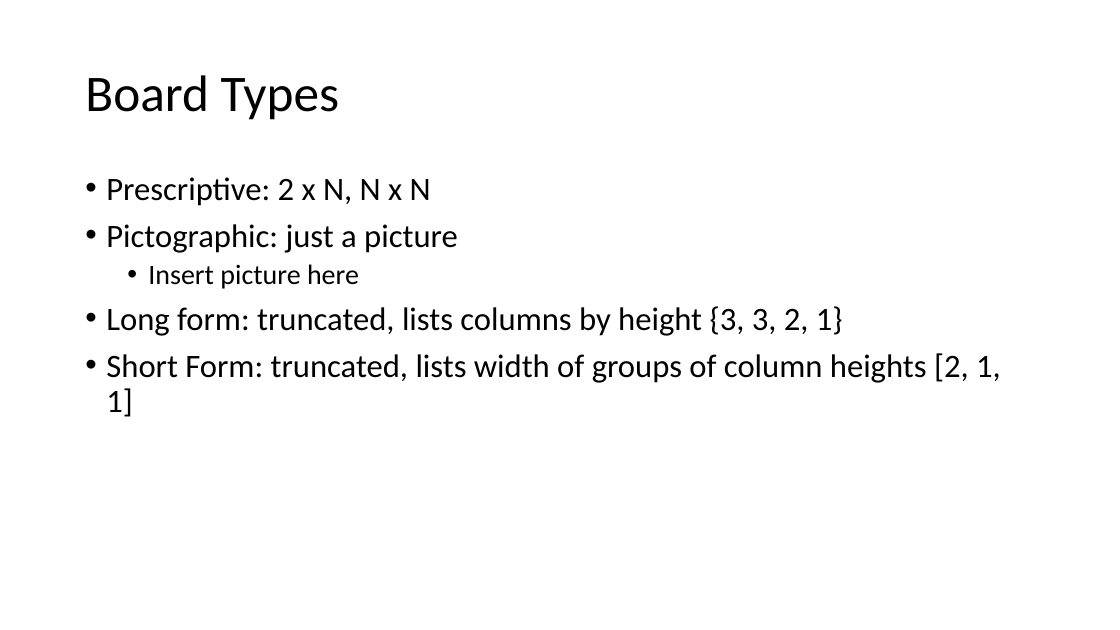
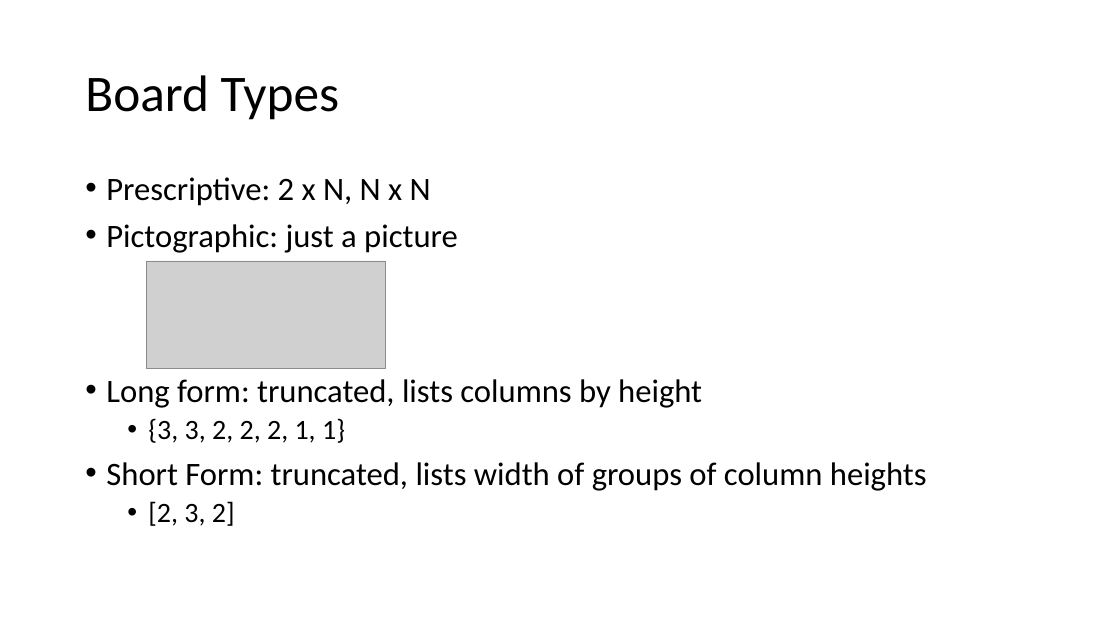
Before and after one commit to EzraSkwarka/Math-Capstone, a slide deck: slide 6 of Presentation/Mat Cap draft.pptx. Drawn at 1120x630 pixels with LibreOffice and Linux fonts; fonts in the diff are those of the drawing; grey boxes stand for pictures. Boxes give left, top, right and bottom in pixels: in the first picture for what was removed or moved away, otherwise in the second. Text is boxed around its words. In the diff, an @@ line names an element or a change of style, - is before the commit and + after.

```diff
--- a/Presentation/Mat Cap draft.pptx
+++ b/Presentation/Mat Cap draft.pptx
@@ picture added at <box>146,261,386,370</box> @@
@@ text at <box>106,379,927,526</box>: text changed @@
-  • Insert picture here
-• Long form: truncated, lists columns by height {3, 3, 2, 1}
-• Short Form: truncated, lists width of groups of column heights [2, 1, 1]
+• Long form: truncated, lists columns by height
+  • {3, 3, 2, 2, 2, 1, 1}
+• Short Form: truncated, lists width of groups of column heights
+  • [2, 3, 2]
```
Also in this commit, not shown: 7 other slides changed, 17 slides added, 1 slide removed.
